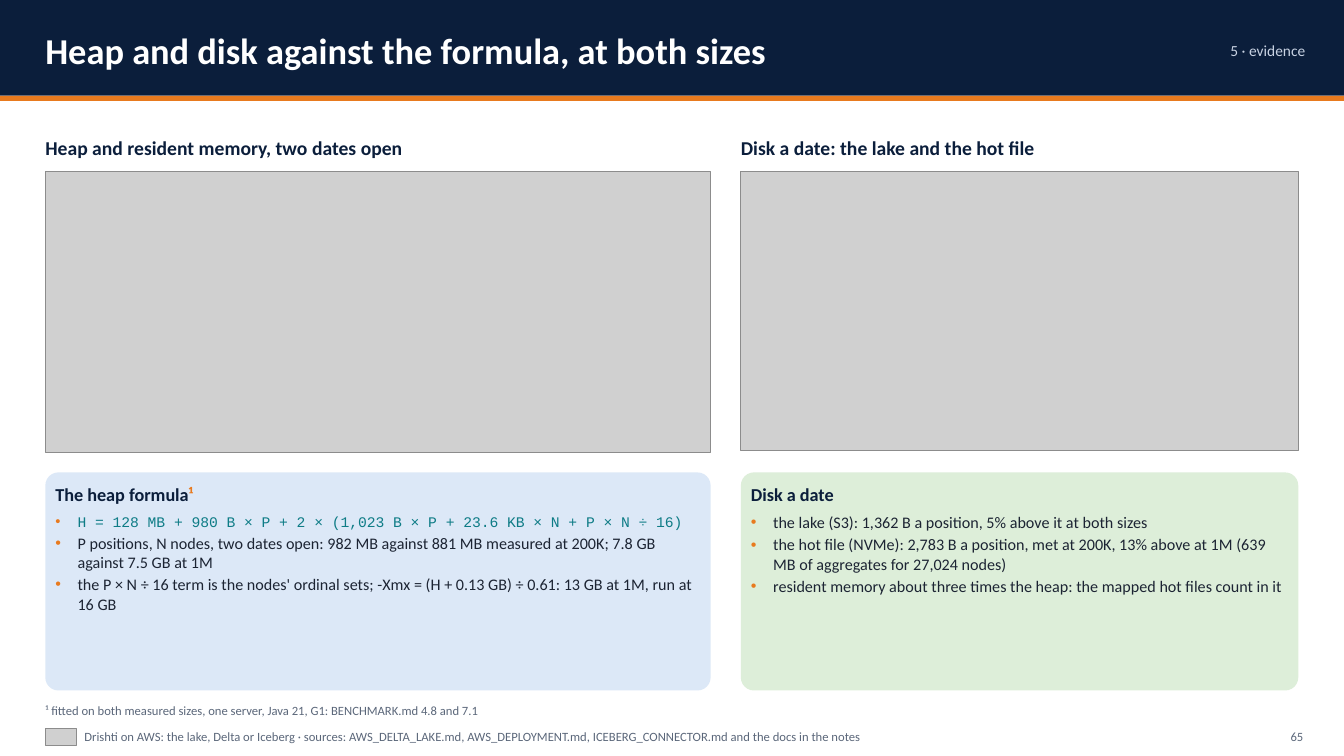
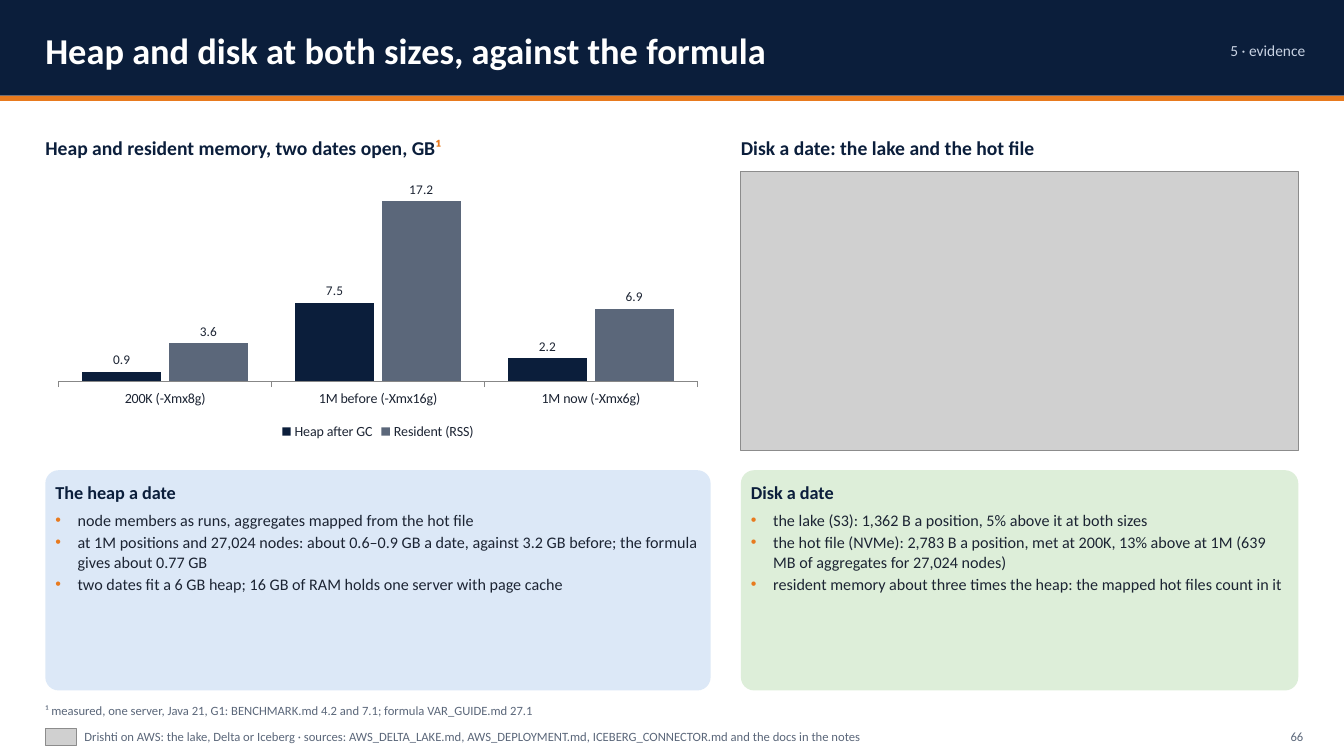
Before and after one commit to ajsinha/drishti, a slide deck: slide 66 of docs/publications/Drishti-on-AWS.pptx (slide 65 before the commit). Drawn at 1344x756 pixels with LibreOffice and Linux fonts; fonts in the diff are those of the drawing; grey boxes stand for pictures. Boxes give left, top, right and bottom in pixels: in the first picture for what was removed or moved away, otherwise in the second. Text is boxed around its words. In the diff, an @@ line names an element or a change of style, - is before the commit and + after.

Commit message:
Decks: the 1,000,000-position run after the memory work in every deck (one server at -Xmx6g, two dates in 2.2 GB of heap against 7.5 GB, 0.6-0.9 GB a date, RSS 6.9 GB against 17.2 GB, 183/138/124 req/s with no failure against 40/36/29, the bank minus a desk 0.20 s against 5.7 s, VaR identical to the dollar) as native charts and a before-and-after slide; Why VaR moved: one change at a time (the waterfall S0 to S7, illustrative figures, three views, the working, VAR EXPLAIN) in the VaR Engine deck and the Design-and-Evidence market-risk case; the memory model (ten dates, least recently used out, pinned month, quarter and year ends on New York and Toronto, refusals remembered) and the phone tiers in the VaR Engine deck; the memory model slide as built in Design-and-Evidence

```diff
--- a/docs/publications/Drishti-on-AWS.pptx
+++ b/docs/publications/Drishti-on-AWS.pptx
@@ text at (45,38,766,70): text changed @@
-Heap and disk against the formula, at both sizes
+Heap and disk at both sizes, against the formula
@@ text at (45,140,441,158): text changed @@
-Heap and resident memory, two dates open
+Heap and resident memory, two dates open, GB¹
@@ picture removed at (45,171,711,453) @@
@@ column chart added at (45,166,711,444) @@
+categories: 200K (-Xmx8g), 1M before (-Xmx16g), 1M now (-Xmx6g)
+Heap after GC: 0.9, 7.5, 2.2
+Resident (RSS): 3.6, 17.2, 6.9
@@ text at (55,486,176,502): text changed @@
-The heap formula¹
+The heap a date
@@ text at (78,515,697,593): text changed @@
-• H = 128 MB + 980 B × P + 2 × (1,023 B × P + 23.6 KB × N + P × N ÷ 16)
-• P positions, N nodes, two dates open: 982 MB against 881 MB measured at 200K; 7.8 GB against 7.5 GB at 1M
-• the P × N ÷ 16 term is the nodes' ordinal sets; -Xmx = (H + 0.13 GB) ÷ 0.61: 13 GB at 1M, run at 16 GB
+• node members as runs, aggregates mapped from the hot file
+• at 1M positions and 27,024 nodes: about 0.6–0.9 GB a date, against 3.2 GB before; the formula gives about 0.77 GB
+• two dates fit a 6 GB heap; 16 GB of RAM holds one server with page cache
@@ text at (45,705,532,717): text changed @@
-¹ fitted on both measured sizes, one server, Java 21, G1: BENCHMARK.md 4.8 and 7.1
+¹ measured, one server, Java 21, G1: BENCHMARK.md 4.2 and 7.1; formula VAR_GUIDE.md 27.1
```
Also in this commit, not shown: 76 other slides changed, 1 slide added, 5 other files.
